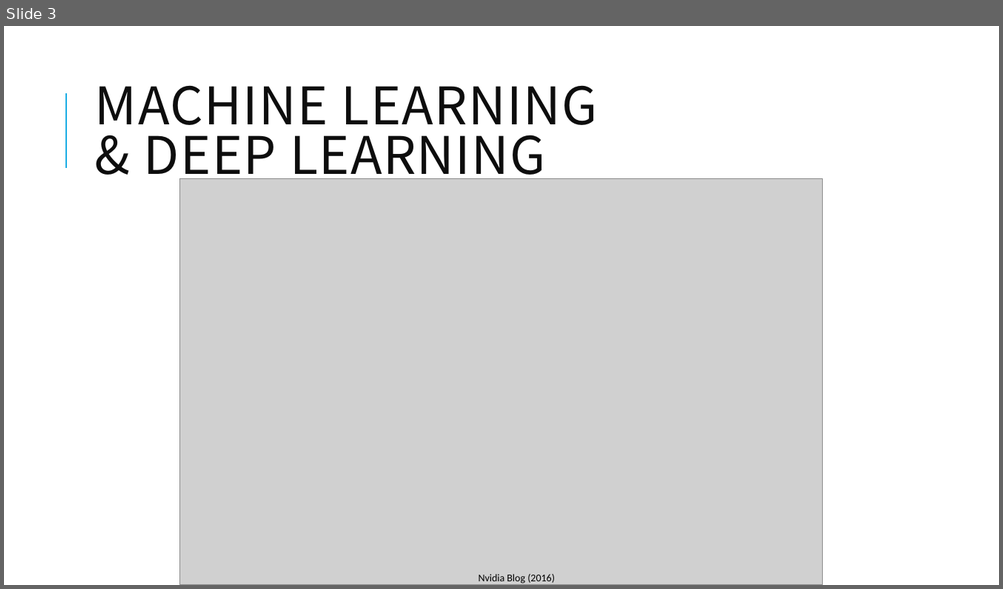
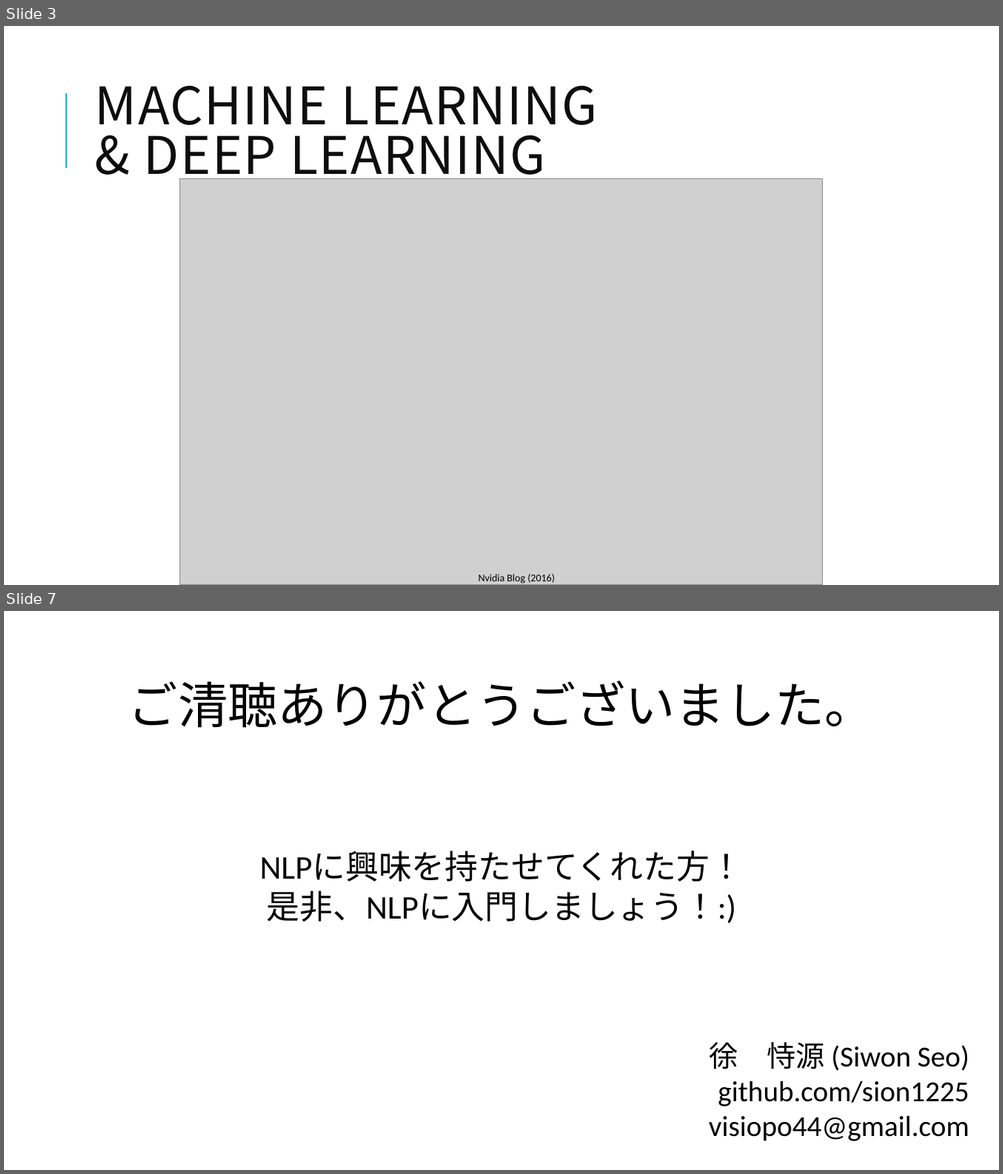
Before and after one commit to Sion1225/ChatBot_for_OpenLab, a slide deck: Open Lab.pptx. Shown one above the other, each under a label of ours: slide 3 before the commit, slides 3 and 7 after it; the slides between them are not shown. The pictures are 1003x589 and 1003x1174 pixels, drawn with LibreOffice and Linux fonts; fonts in the diff are those of the drawing; grey boxes stand for pictures. Boxes give left, top, right and bottom in pixels: in the first picture for what was removed or moved away, otherwise in the second. Text is boxed around its words. In the diff, an @@ line names an element or a change of style, - is before the commit and + after.

```diff
--- a/Open Lab.pptx
+++ b/Open Lab.pptx
@@ slide 7 added at [4,611,999,1170], background #FFFFFF @@
@@ text added at [128,681,874,728], 48 pt, text #000000 @@
+ご清聴ありがとうございました。
@@ text added at [260,851,743,923], 32 pt, text #000000 @@
+NLPに興味を持たせてくれた方！是非、NLPに入門しましょう！:)
@@ text added at [708,1042,969,1142], 28 pt, text #000000 @@
+徐 恃源 (Siwon Seo)
+github.com/sion1225
+visiopo44@gmail.com
```
Also in this commit, not shown: 1 slide changed, 3 other slides added.
